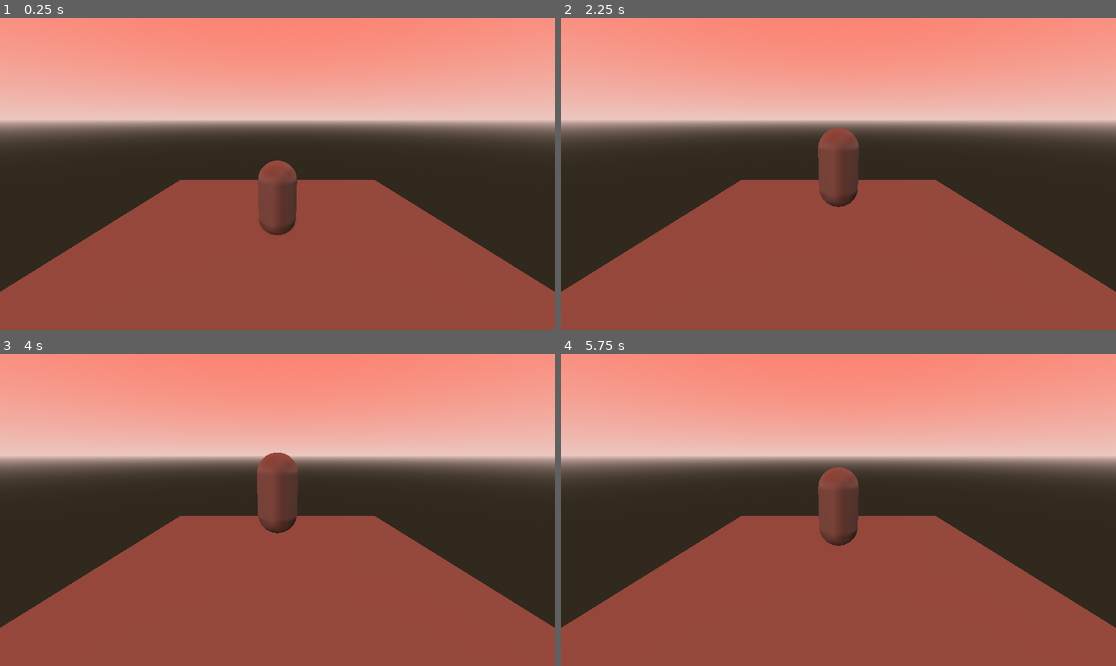
Above: before the commit, frames 1-4 (two rows, left to right).
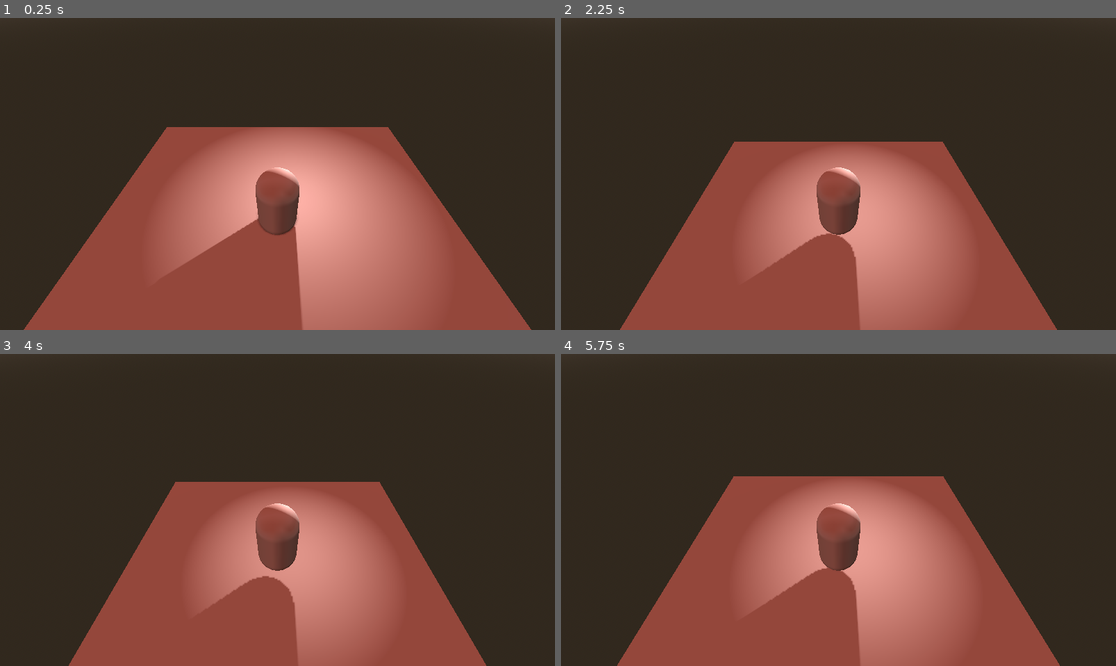
Above: after the commit, the same moments.

Repository: GreenDjango/BrackeysJam2026.1
Game: Godot game, scene res://src/scenes/game.tscn
Same seed, same stepped clock (60 frames per second), same inputs: the game is played once before the commit and once after it.
Inputs:
- Up to frame 1 (0.25 s): no input
- Up to frame 2 (2.25 s): tap Enter at 0.5 s; tap Space at 2 s
- Up to frame 3 (4 s): tap Enter at 3.5 s
- Up to frame 4 (5.75 s): tap Space at 5 s

The runs differ from the first frame. In frame 1, 63% of the frame differs, in the area x 0-100%, y 0-100%; in frame 2, 62%; in frame 3, 61%; in frame 4, 62%.

Commit message:
Add torche light

Diff:
--- a/src/scenes/game.tscn
+++ b/src/scenes/game.tscn
@@ -28,11 +28,11 @@
 [node name="WorldEnvironment" type="WorldEnvironment" parent="." unique_id=750896921]
 environment = SubResource("Environment_3rtjt")
 
-[node name="Camera3D" type="Camera3D" parent="." unique_id=130846738]
-transform = Transform3D(1, 0, 0, 0, 0.9659259, 0.25881904, 0, -0.25881904, 0.9659259, 0, 3, 5)
+[node name="Player" parent="." unique_id=460088547 instance=ExtResource("1_qfxj7")]
+
+[node name="Camera3D" type="Camera3D" parent="Player" unique_id=130846738]
+transform = Transform3D(1, 0, 0, 0, 0.7071068, 0.7071068, 0, -0.7071068, 0.7071068, 0, 5, 3)
 current = true
-
-[node name="Player" parent="." unique_id=460088547 instance=ExtResource("1_qfxj7")]
 
 [node name="Ground" type="StaticBody3D" parent="." unique_id=1429971742]
 
--- a/src/scenes/player.tscn
+++ b/src/scenes/player.tscn
@@ -43,3 +43,7 @@
 [node name="CollisionShape3D" type="CollisionShape3D" parent="." unique_id=297260006]
 transform = Transform3D(1, 0, 0, 0, 1, 0, 0, 0, 1, 0, 1, 0)
 shape = SubResource("CapsuleShape3D_26beo")
+
+[node name="OmniLight3D" type="OmniLight3D" parent="." unique_id=225046883]
+transform = Transform3D(1, 0, 0, 0, 1, 0, 0, 0, 1, 0.5, 2, -1)
+shadow_enabled = true
